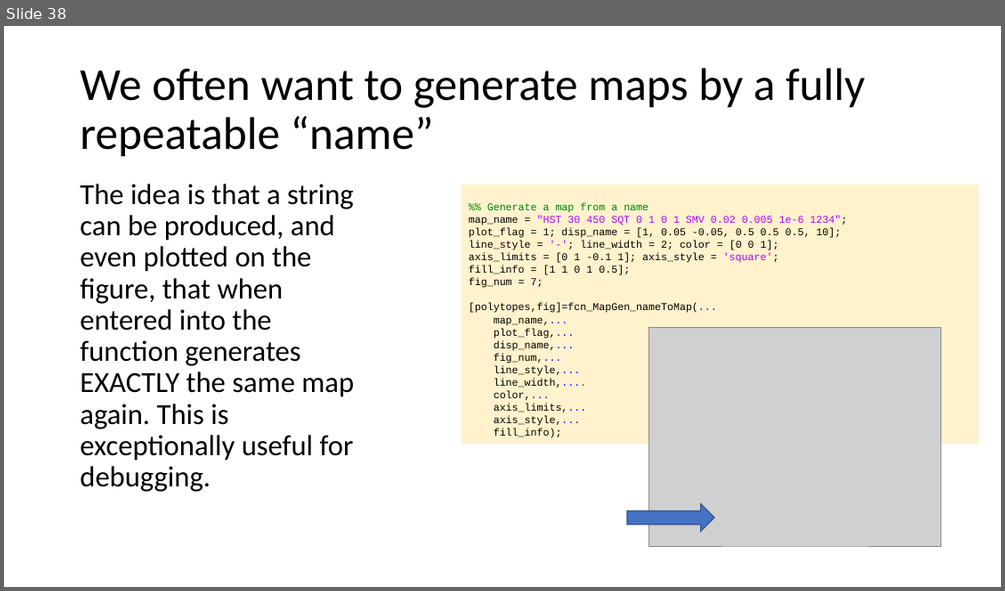
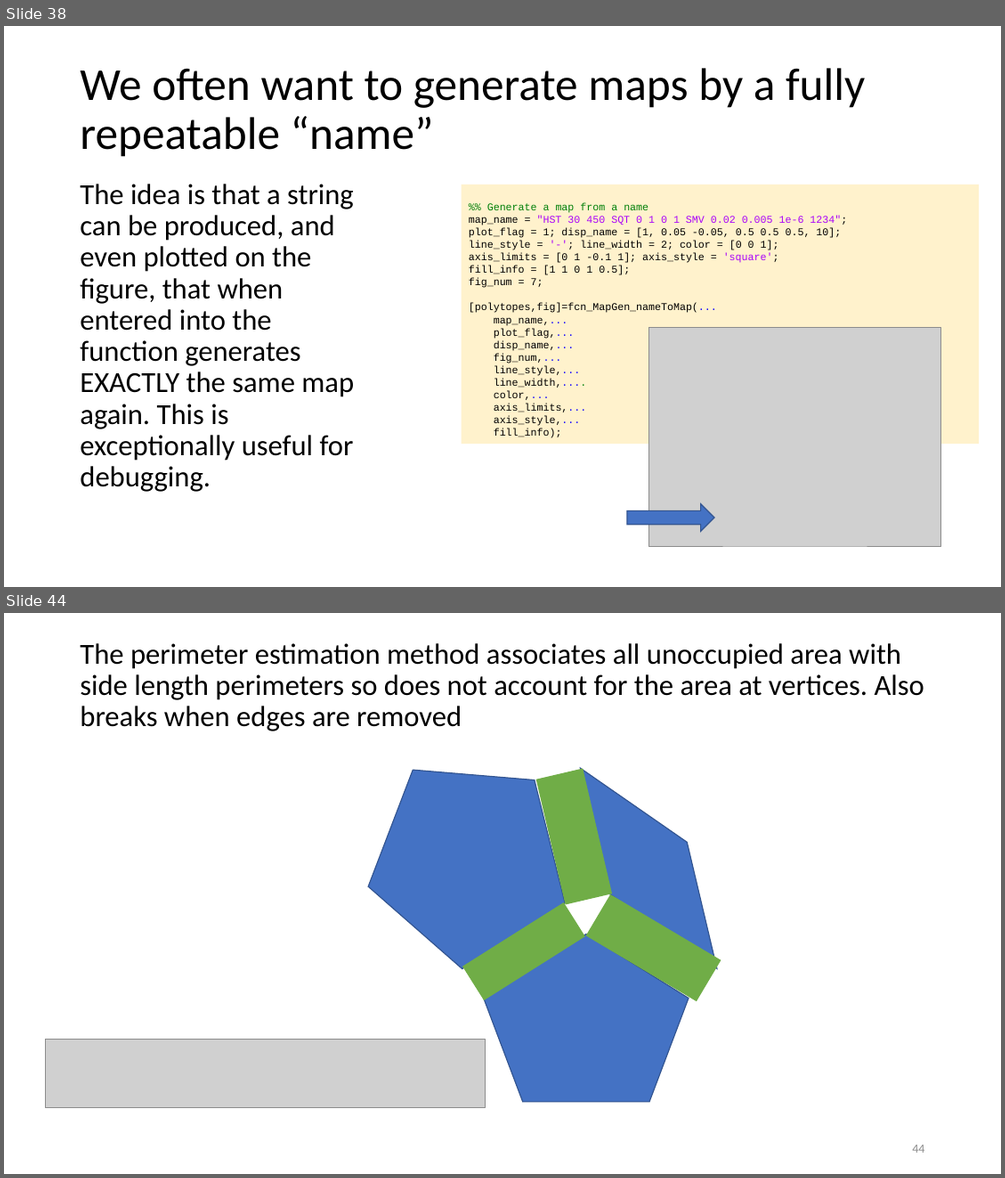
Before and after one commit to ivsg-psu/PathPlanning_MapTools_MapGenClassLibrary, a slide deck: Documents/MapGenClassLibrary.pptx. Shown one above the other, each under a label of ours: slide 38 before the commit, slides 38 and 44 after it; the slides between them are not shown. The pictures are 1005x591 and 1005x1178 pixels, drawn with LibreOffice and Linux fonts; fonts in the diff are those of the drawing; grey boxes stand for pictures. Boxes give left, top, right and bottom in pixels: in the first picture for what was removed or moved away, otherwise in the second. Text is boxed around its words. In the diff, an @@ line names an element or a change of style, - is before the commit and + after.

```diff
--- a/Documents/MapGenClassLibrary.pptx
+++ b/Documents/MapGenClassLibrary.pptx
@@ slide 44 added at [4,613,1001,1174], background #FFFFFF @@
@@ title added at [80,643,924,731], 28 pt, text #000000 @@
+The perimeter estimation method associates all unoccupied area with side length perimeters so does not account for the area at vertices. Also breaks when edges are removed
@@ pentagon added at [343,742,574,986], fill #4472C4, outline #325491 1 pt @@
@@ diamond added at [542,742,755,994], fill #4472C4, outline #325491 1 pt @@
@@ rectangle added at [536,769,612,904], fill #70AD47, outline #70AD47 1 pt @@
@@ rectangle added at [463,903,584,999], fill #70AD47, outline #70AD47 1 pt @@
@@ rectangle added at [586,895,720,1000], fill #70AD47, outline #70AD47 1 pt @@
@@ pentagon added at [484,933,688,1102], fill #4472C4, outline #325491 1 pt @@
@@ picture added at [45,1038,485,1107] @@
@@ page number added at [912,1144,924,1152], 12 pt, text #8C8C8C @@
+44
```
Also in this commit, not shown: 18 other slides added, 3 other files.
